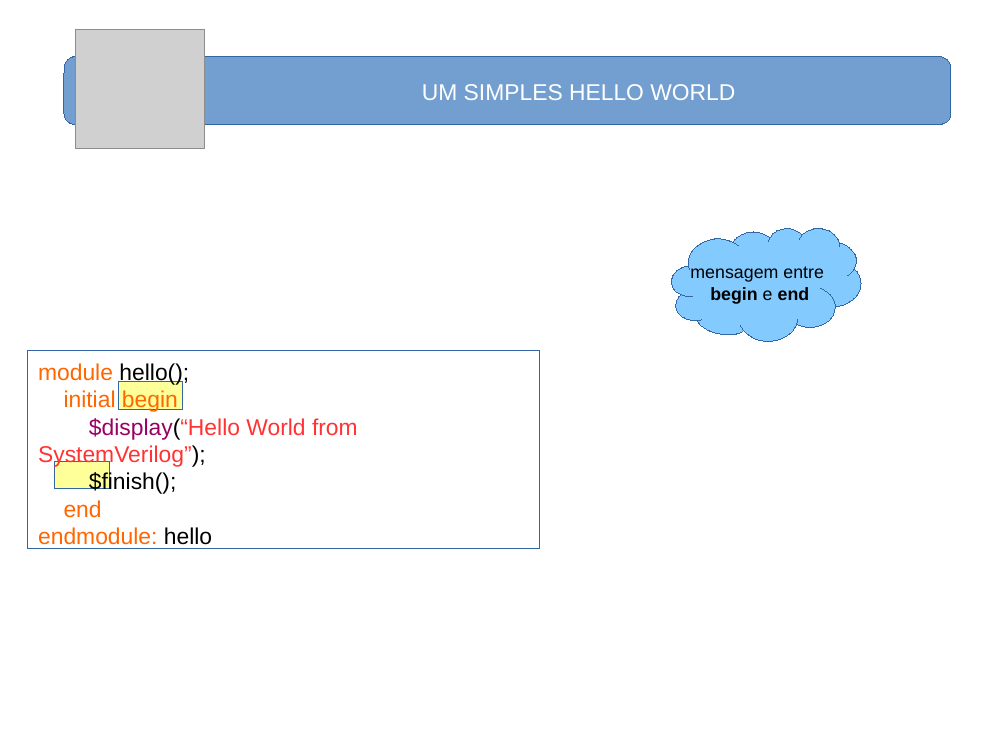
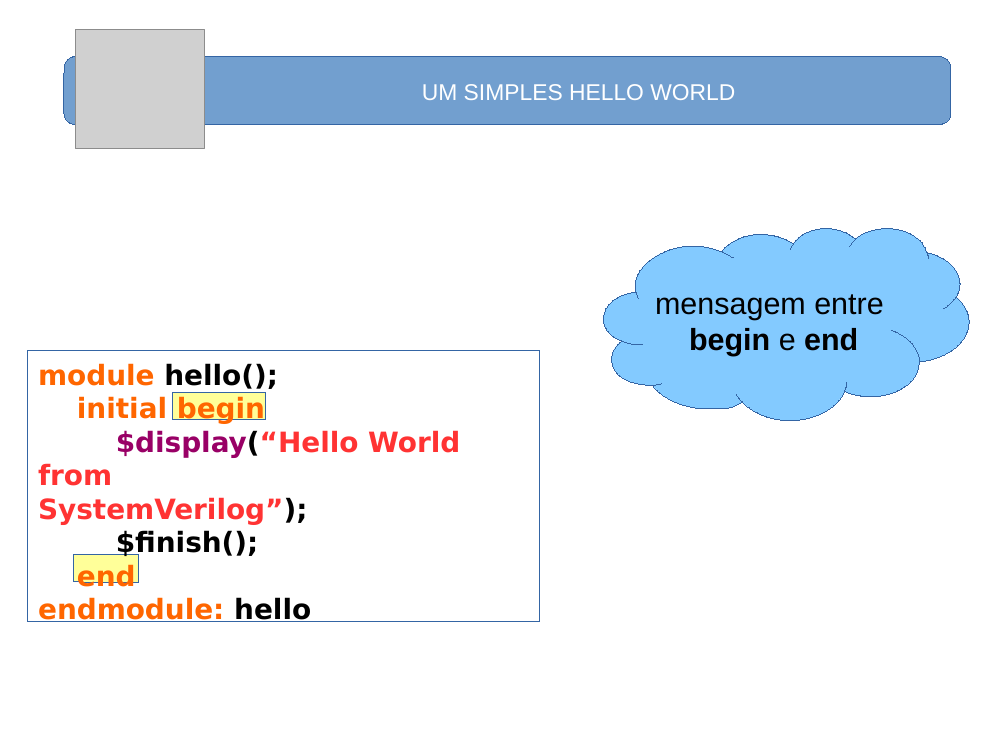
Before and after one commit to nelsoncsc/basicSV, a slide deck: slide 32 of docs/basicSV.odp (slide 25 before the commit). Drawn at 1008x756 pixels with LibreOffice and Linux fonts; fonts in the diff are those of the drawing; grey boxes stand for pictures. Boxes give left, top, right and bottom in pixels: in the first picture for what was removed or moved away, otherwise in the second. Text is boxed around its words. In the diff, an @@ line names an element or a change of style, - is before the commit and + after.

```diff
--- a/docs/basicSV.odp
+++ b/docs/basicSV.odp
@@ freeform shape "mensagem entre": place and size @@
-freeform shape "mensagem entre" at (672, 229, 862, 341)
+freeform shape "mensagem entre" at (604, 229, 970, 421)
@@ freeform shape "mensagem entre" at (604, 229, 970, 421): size 14 to 24 pt @@
@@ rectangle: place and size @@
-rectangle at (27, 351, 540, 549)
+rectangle at (27, 351, 540, 622)
@@ text "module hello();" at (38, 363, 460, 622): size 18 to 22 pt, font Arial to DejaVu Sans, bold on @@
@@ rectangle: place and size @@
-rectangle at (119, 382, 183, 410)
+rectangle at (173, 392, 265, 420)
@@ rectangle: place and size @@
-rectangle at (55, 461, 110, 489)
+rectangle at (73, 555, 138, 583)
```
Also in this commit, not shown: 39 other slides changed, 11 slides added, 3 slides removed, 12 other files.
